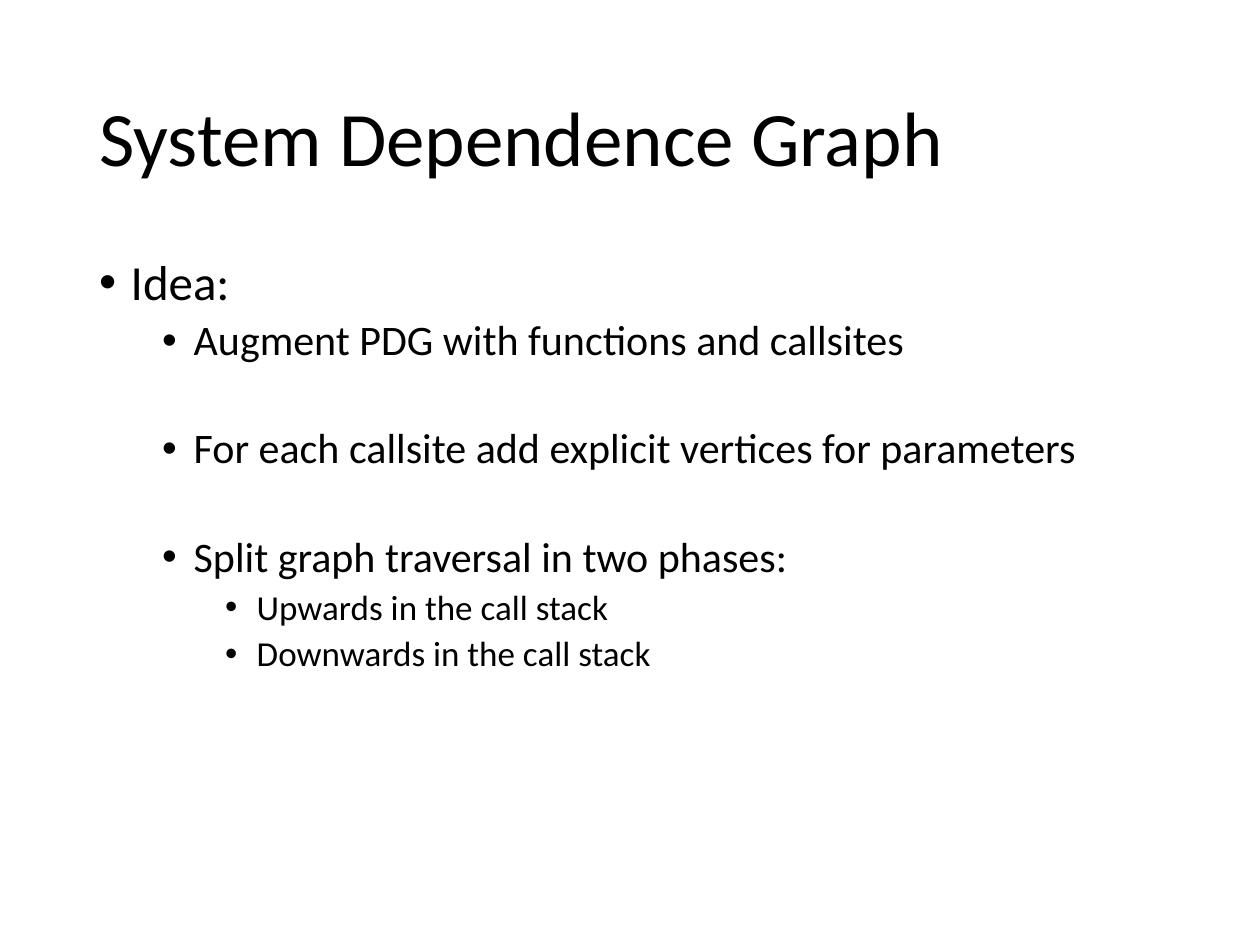
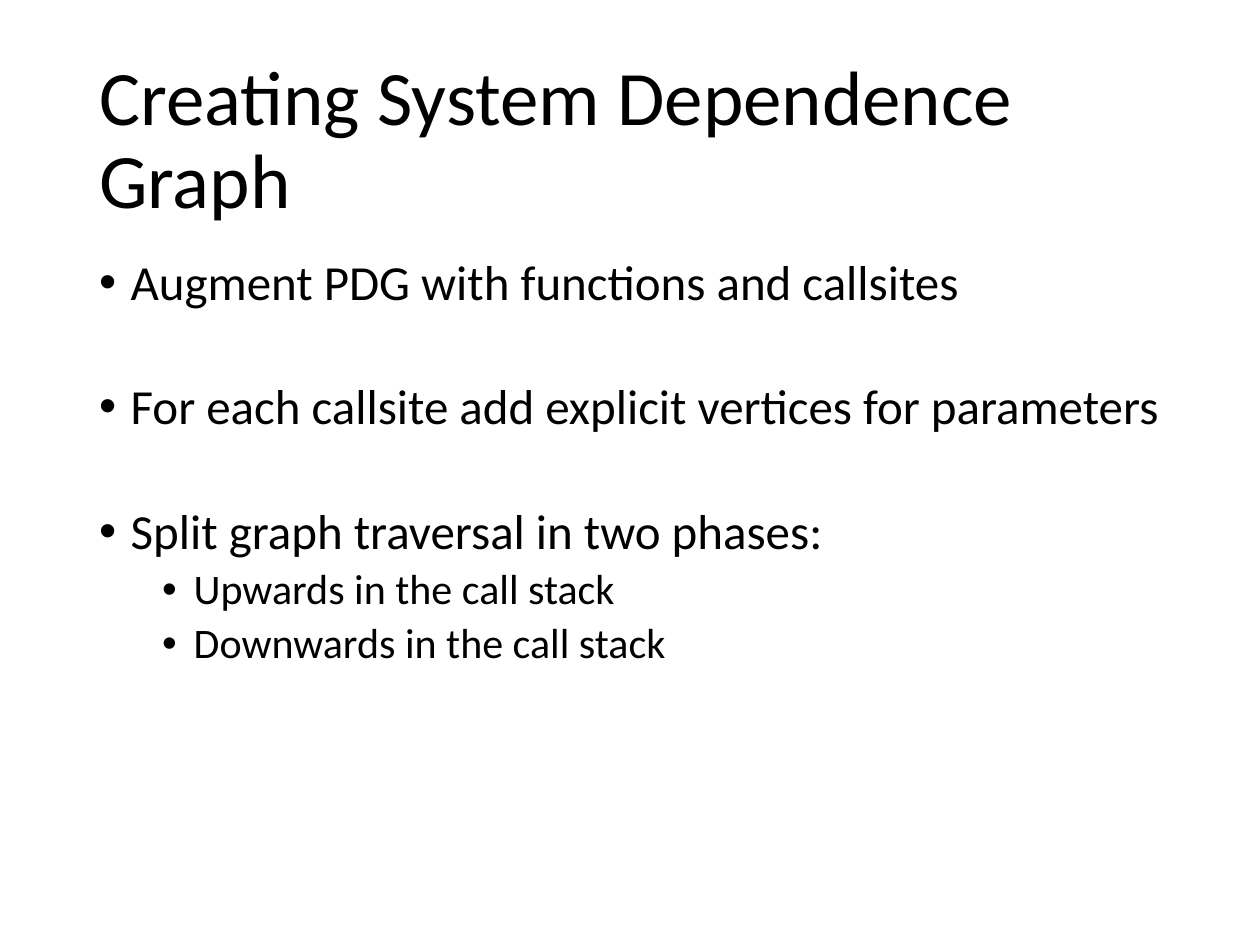
Before and after one commit to stg-tud/apsa, a slide deck: slide 9 of 2019/Slicing/Applied Static Analysis -Code Slicing.pptx. Drawn at 1260x945 pixels with LibreOffice and Linux fonts; fonts in the diff are those of the drawing. Boxes give left, top, right and bottom in pixels: in the first picture for what was removed or moved away, otherwise in the second. Text is boxed around its words. In the diff, an @@ line names an element or a change of style, - is before the commit and + after.

```diff
--- a/2019/Slicing/Applied Static Analysis -Code Slicing.pptx
+++ b/2019/Slicing/Applied Static Analysis -Code Slicing.pptx
@@ title at (x1=99, y1=71, x2=1013, y2=221): text changed @@
-System Dependence Graph
+Creating System Dependence Graph
@@ text "Augment PDG with functions and ..." at (x1=131, y1=266, x2=1158, y2=659): size 24 to 28 pt in "Augment PDG with functions and callsites", "For each callsite add explicit vertices for ...", "Split graph traversal in two phases:"; size 20 to 24 pt in "Upwards in the call stack", "Downwards in the call stack"; list level 2 to 1 in "Augment PDG with functions and ..."; list level 2 to 1 in "For each callsite add explicit ..."; list level 2 to 1 in "Split graph traversal in two ..."; list level 3 to 2 in "Upwards in the call stack"; list level 3 to 2 in "Downwards in the call stack" @@
@@ text at (x1=131, y1=266, x2=230, y2=301): paragraph removed @@
-• Idea:
```
Also in this commit, not shown: 9 other slides changed, 1 other file.
